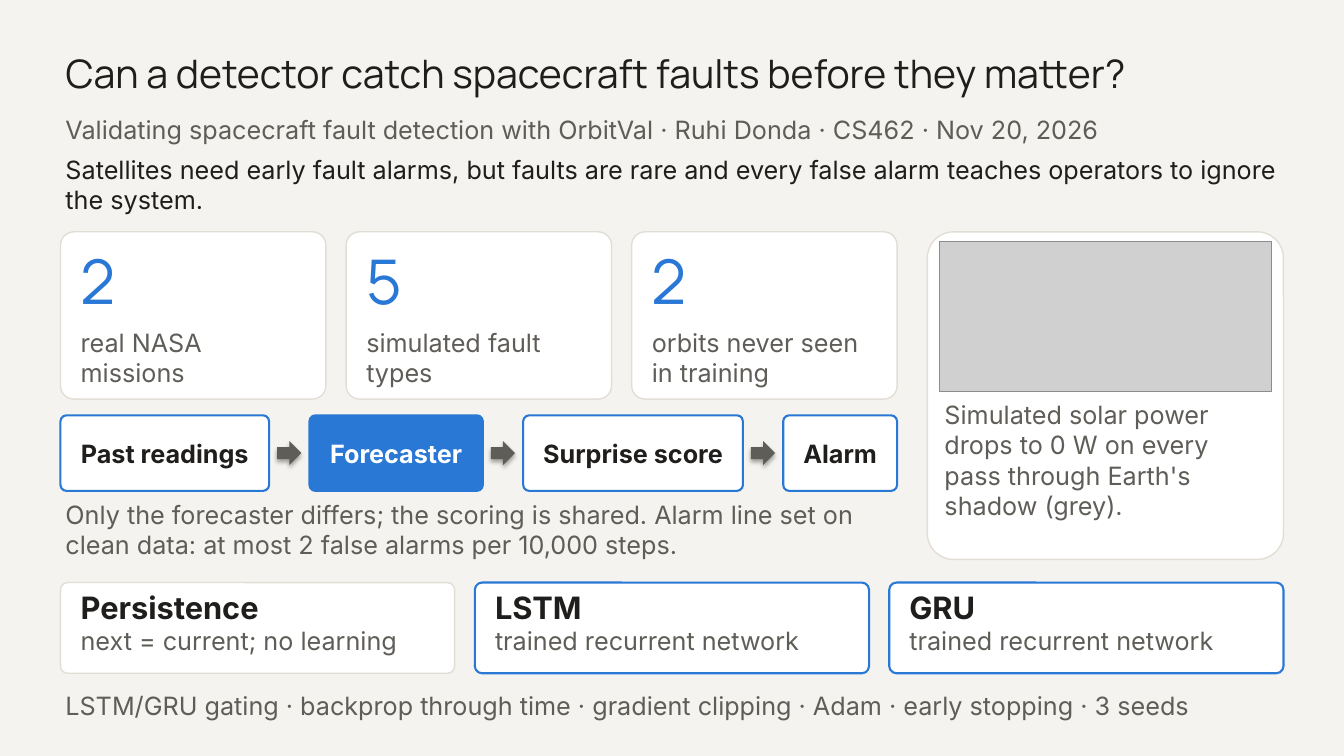
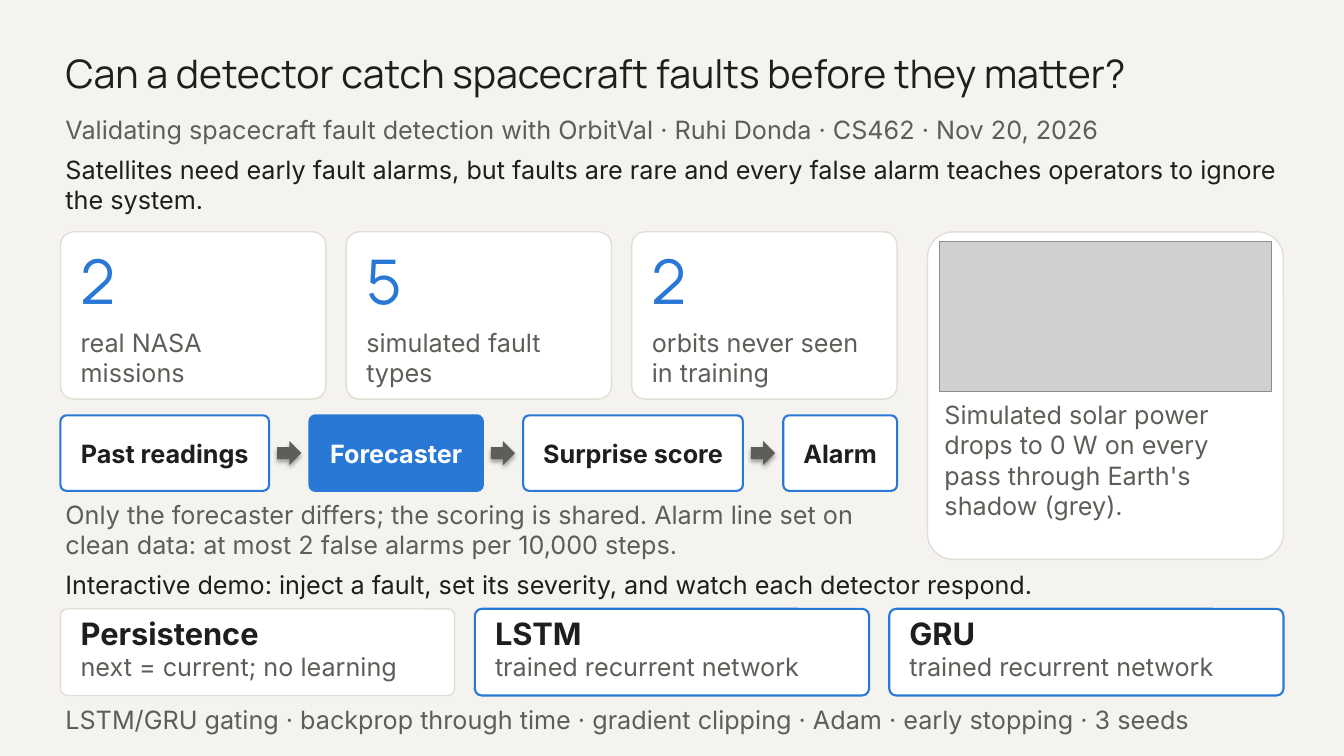
Before and after one commit to ruhi-donda/OrbitVal, a slide deck: slide 1 of results/slides/14_Ruhi_Donda.pptx. Drawn at 1344x756 pixels with LibreOffice and Linux fonts; fonts in the diff are those of the drawing; grey boxes stand for pictures. Boxes give left, top, right and bottom in pixels: in the first picture for what was removed or moved away, otherwise in the second. Text is boxed around its words. In the diff, an @@ line names an element or a change of style, - is before the commit and + after.

```diff
--- a/results/slides/14_Ruhi_Donda.pptx
+++ b/results/slides/14_Ruhi_Donda.pptx
@@ text added at (65, 575, 1032, 599), 18 pt, text #1F1E1C @@
+Interactive demo: inject a fault, set its severity, and watch each detector respond.
@@ rounded rectangle: place and size @@
-rounded rectangle at (60, 583, 455, 674)
+rounded rectangle at (60, 609, 455, 696)
@@ rounded rectangle: place and size @@
-rounded rectangle at (475, 583, 869, 674)
+rounded rectangle at (475, 609, 869, 696)
@@ rounded rectangle: place and size @@
-rounded rectangle at (889, 583, 1284, 674)
+rounded rectangle at (889, 609, 1284, 696)
@@ 3 texts: place and size @@
-3 texts at (81, 595, 1213, 655)
+3 texts at (81, 621, 1213, 682)
@@ text "LSTM/GRU gating · backprop through ...": place and size @@
-text "LSTM/GRU gating · backprop through ..." at (65, 696, 1188, 720)
+text "LSTM/GRU gating · backprop through ..." at (65, 710, 1188, 734)
```
Also in this commit, not shown: 1 other slide changed, 1 other file.
